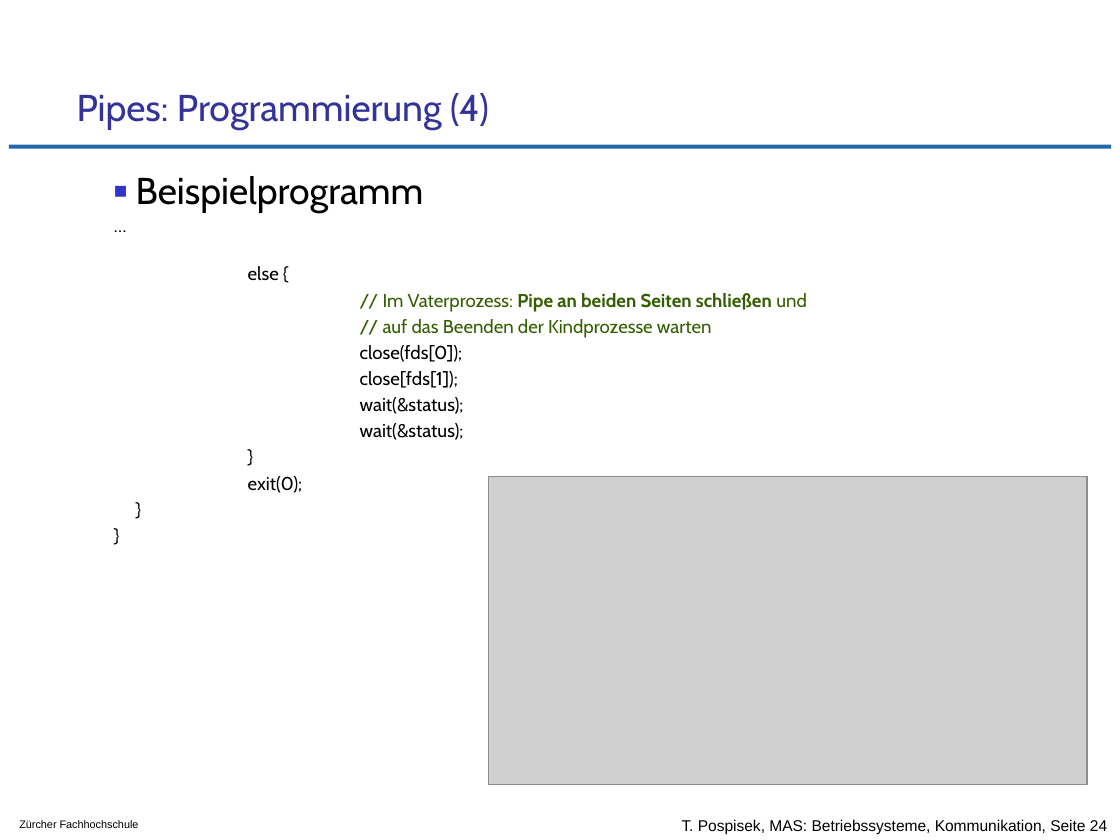
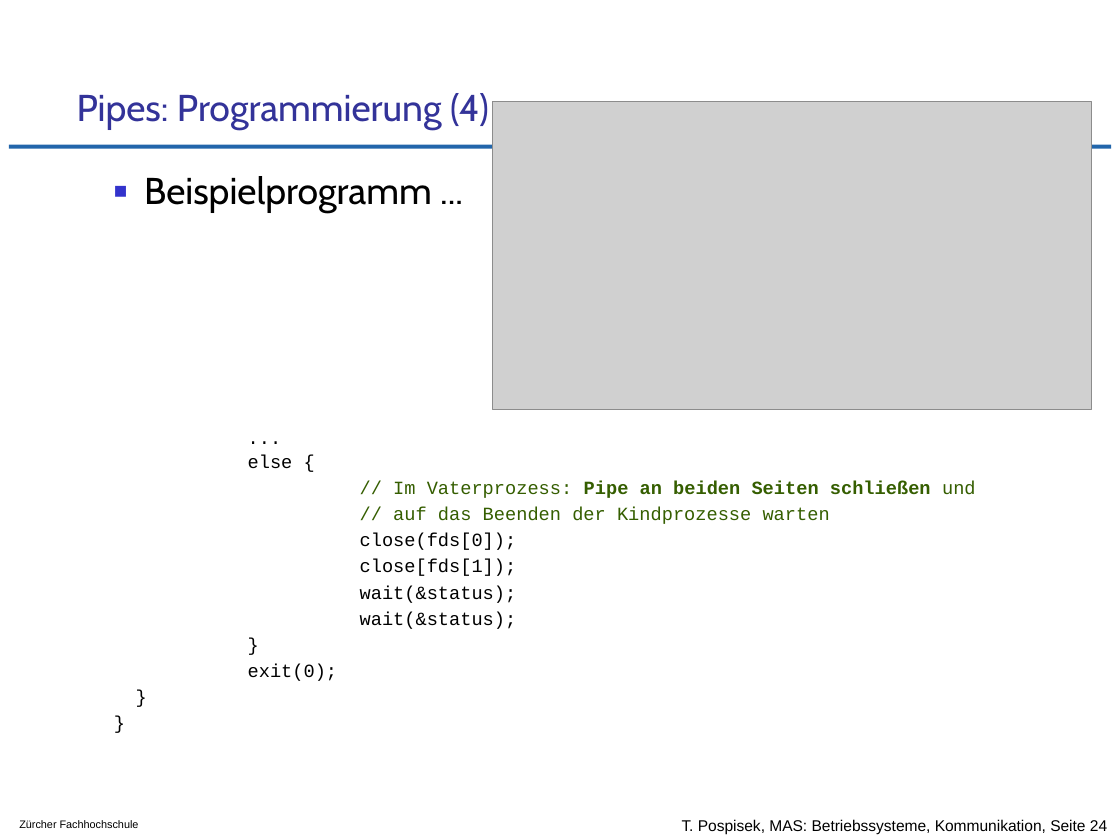
Before and after one commit to tpo/betriebssysteme, a slide deck: slide 24 of 09_Kommunikation_von_Prozessen_und_Threads.odp. Drawn at 1120x840 pixels with LibreOffice and Linux fonts; fonts in the diff are those of the drawing; grey boxes stand for pictures; background and template pictures are left out. Boxes give left, top, right and bottom in pixels: in the first picture for what was removed or moved away, otherwise in the second. Text is boxed around its words. In the diff, an @@ line names an element or a change of style, - is before the commit and + after.

```diff
--- a/09_Kommunikation_von_Prozessen_und_Threads.odp
+++ b/09_Kommunikation_von_Prozessen_und_Threads.odp
@@ picture: place and size @@
-picture at <box>488,476,1088,784</box>
+picture at <box>493,102,1092,410</box>
@@ text at <box>144,176,432,213</box>: text changed @@
-■ Beispielprogramm
-…
+■ Beispielprogramm ...
+...
@@ text at <box>248,455,976,681</box>: font Cabin to Courier New in "else {", "// Im Vaterprozess: Pipe an beiden Seiten ...", "// auf das Beenden der Kindprozesse warten", "close(fds[0]);" and 7 more places @@
```
Also in this commit, not shown: 5 other slides changed.
